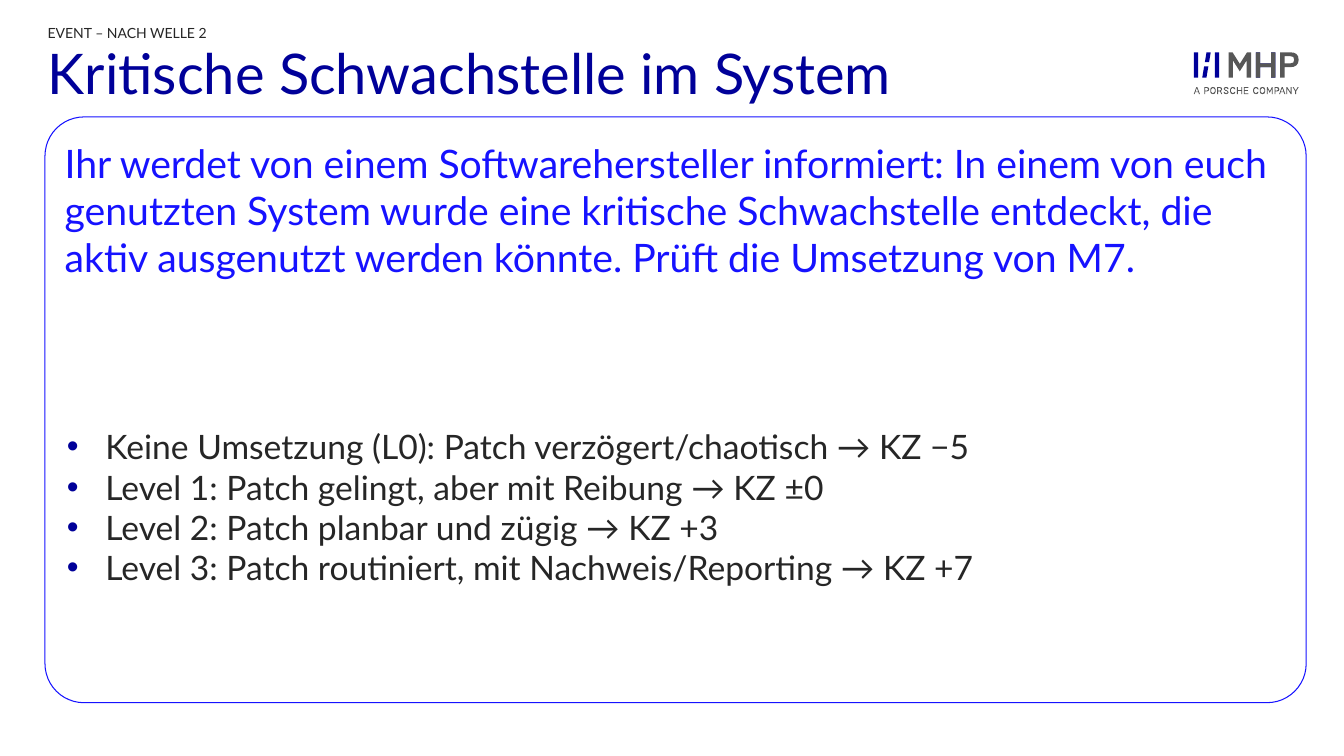
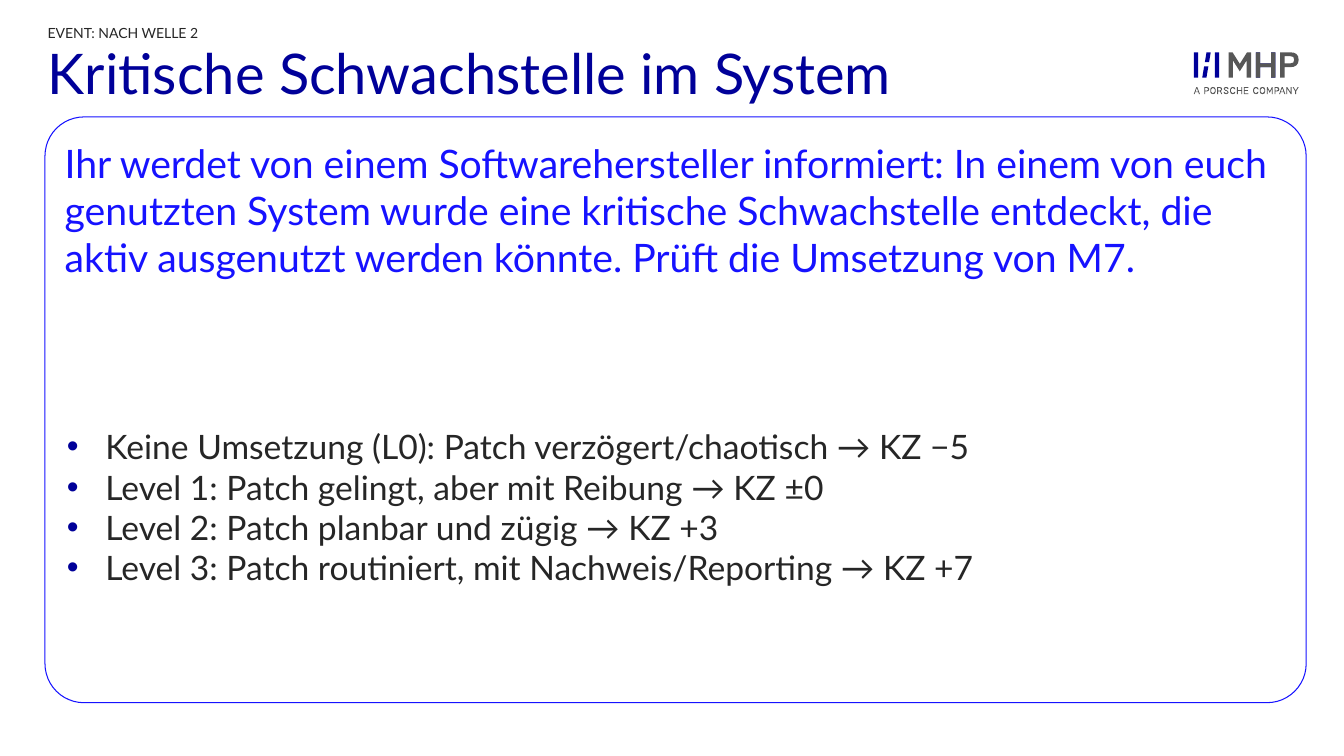
Before and after one commit to ClaudioSt/security-planspiel, a slide deck: slide 6 of final_documents/Events_Security-Game.pptx. Drawn at 1344x756 pixels with LibreOffice and Linux fonts; fonts in the diff are those of the drawing; background and template pictures are left out. Boxes give left, top, right and bottom in pixels: in the first picture for what was removed or moved away, otherwise in the second. Text is boxed around its words. In the diff, an @@ line names an element or a change of style, - is before the commit and + after.

```diff
--- a/final_documents/Events_Security-Game.pptx
+++ b/final_documents/Events_Security-Game.pptx
@@ text at (x1=48, y1=28, x2=198, y2=38): text changed @@
-EVENT – NACH WELLE 2
+EVENT: NACH WELLE 2
```
Also in this commit, not shown: 8 other slides changed, 8 other files.
